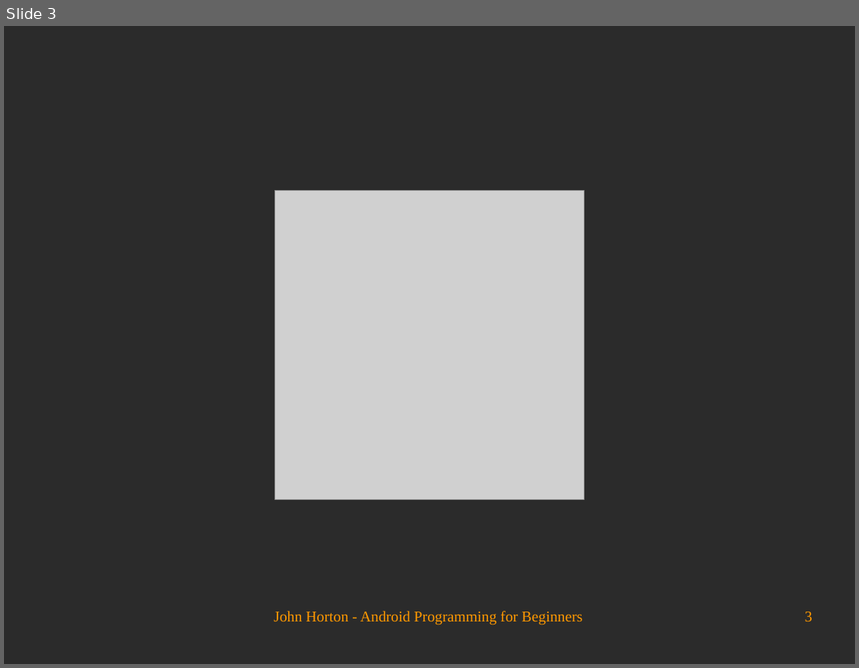
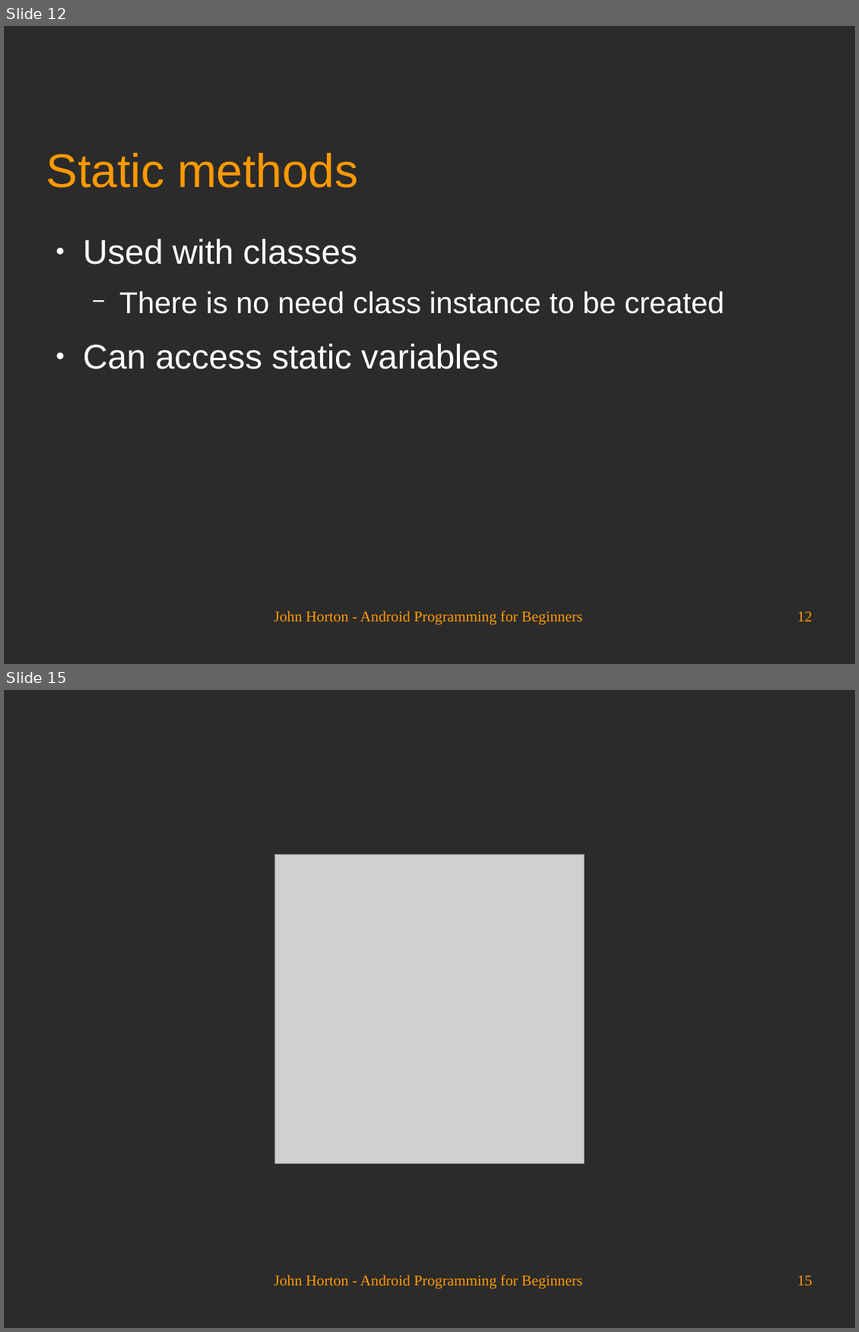
Before and after one commit to Academy-Soft-Intellect/Android-Programming-for-Beginners, a slide deck: 09_Object_Oriented_Programming.odp. Shown one above the other, each under a label of ours: slide 3 before the commit, slides 12 and 15 after it; the slides between them are not shown. The pictures are 859x668 and 859x1332 pixels, drawn with LibreOffice and Linux fonts; fonts in the diff are those of the drawing; grey boxes stand for pictures; background and template pictures are left out; a plain dark background stands for a picture behind light text. Boxes give left, top, right and bottom in pixels: in the first picture for what was removed or moved away, otherwise in the second. Text is boxed around its words. In the diff, an @@ line names an element or a change of style, - is before the commit and + after.

```diff
--- a/09_Object_Oriented_Programming.odp
+++ b/09_Object_Oriented_Programming.odp
@@ slide 12 added at (x1=4, y1=26, x2=855, y2=664), background picture (left out) @@
@@ title added at (x1=47, y1=153, x2=358, y2=188), 44 pt, text #FF9900 @@
+Static methods
@@ text added at (x1=83, y1=239, x2=725, y2=370), 32 pt, text #FFFFFF @@
+● Used with classes
+  − There is no need class instance to be created
+● Can access static variables
@@ text added at (x1=274, y1=611, x2=582, y2=626), 14 pt, text #FF9900 @@
+John Horton - Android Programming for Beginners
@@ page number added at (x1=797, y1=612, x2=813, y2=622), 14 pt, text #FF9900 @@
+12
@@ what was slide 3 is now slide 15 @@
@@ page number at (x1=797, y1=1276, x2=813, y2=1286): text changed @@
-3
+15
```
Also in this commit, not shown: 2 slides changed, 11 other slides added.
